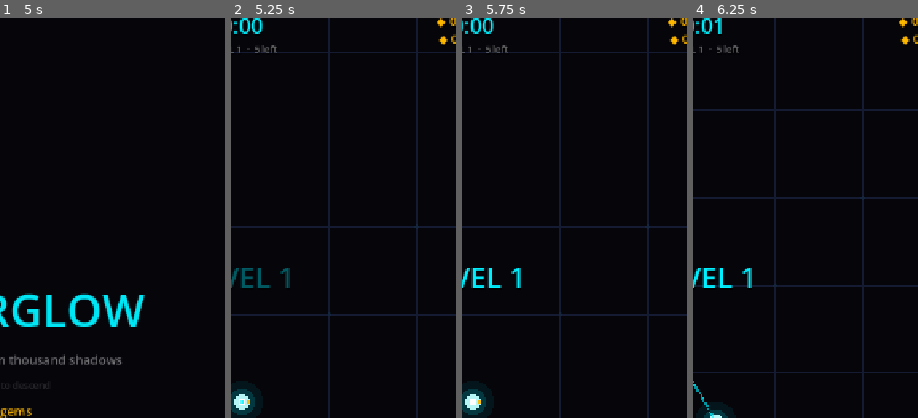
Above: before the commit, frames 1-4 (left to right).
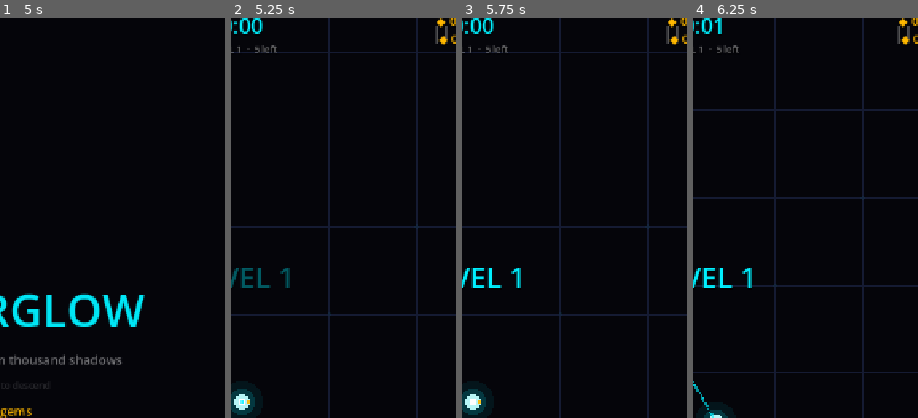
Above: after the commit, the same moments.

Repository: arvanidh/afterglow
Game: Godot game, scene res://scenes/boot.tscn
Same seed, same stepped clock (60 frames per second), same inputs: the game is played once before the commit and once after it.
Inputs (mouse positions are % of the whole screen's width and height, from its top left):
- Up to frame 1 (5 s): click "SHOP" at 0.5 s; click "SHOP" at 1.25 s; click "SHOP" at 2 s; click "BACK" at 2.75 s; click "HOW TO PLAY" at 3.5 s; click "GOT IT" at 4.25 s
- Up to frame 2 (5.25 s): tap Enter at 5 s; move the mouse to (72, 45) at 5.02 s; click (72, 45) at 5.17 s
- Up to frame 3 (5.75 s): no input
- Up to frame 4 (6.25 s): drag from (30, 55) to (45, 70) at 5.77 s
The pictures show only the part of the screen within x 48-98%, y 2-52%; the shares and areas given below are measured in that part.

Frame 1 is identical in both runs. In frame 2, 0.1% of the frame differs, in the area x 90-97%, y 2-7%; in frame 3, 0.1%; in frame 4, 0.1%.

Commit message:
v0.0.12: floating text cleanup + pause system
🔧 Floating text: capped at 30 labels, auto-freed after animation,
  tweens run during pause (TWEEN_PROCESS_IDLE mode)
🔧 Announcer: position resets to base each call (no more upward drift)
⏸️ Pause button: top-right corner "||" label, tap to pause
⏸️ Double-tap pause: fast double-tap right side of screen
⏸️ Pause overlay: PAUSED title + RESUME + QUIT TO MENU buttons
⏸️ HUD processes during pause (PROCESS_MODE_ALWAYS)

Diff:
--- a/game/scenes/arena.gd
+++ b/game/scenes/arena.gd
@@ -55,6 +55,8 @@
 var _joy_base := Vector2.ZERO
 var _joy_vec := Vector2.ZERO
 var _joy_index := -1
+var _last_tap_time := 0.0
+const DOUBLE_TAP_CD := 0.35
 var _joy_node: Node2D
 var _shake := 0.0
 var _ending := false
@@ -95,6 +97,7 @@
 	add_child(hud)
 	hud.set_camera(camera)
 	hud.layout_dash_button(get_viewport_rect().size)
+	hud.layout_pause_button(get_viewport_rect().size)
 	hud.dash_requested.connect(_on_dash_pressed)
 
 	_equip_weapon("pulse", true)
@@ -403,6 +406,14 @@
 # ---------------------------------------------------------------- input / joystick (§6)
 
 func _unhandled_input(event: InputEvent) -> void:
+	# Double-tap pause (right side of screen only, avoids joystick)
+	if event is InputEventScreenTouch and event.pressed:
+		var now := Time.get_ticks_msec() / 1000.0
+		if event.position.x > get_viewport_rect().size.x * 0.5 and now - _last_tap_time < DOUBLE_TAP_CD:
+			hud.toggle_pause()
+			_joy_index = -1
+			return
+		_last_tap_time = now
 	if event is InputEventScreenTouch:
 		if event.pressed and _joy_index == -1 and not _ending and not get_tree().paused:
 			_joy_index = event.index
--- a/game/scenes/ui/hud.gd
+++ b/game/scenes/ui/hud.gd
@@ -28,10 +28,15 @@
 var _draft_root: Control
 var _radar: Control
 var _radar_enemies: Array = []
+var _floats: Array[Label] = []
+var _announcer_base_y := 0.0
+var _pause_overlay: Control
+var _pause_btn: Label
 var camera: Camera2D
 
 
 func _ready() -> void:
+	process_mode = Node.PROCESS_MODE_ALWAYS
 	layer = 10
 	process_mode = Node.PROCESS_MODE_ALWAYS
 	_build_vignette()
@@ -169,6 +174,110 @@
 	_dash_btn.queue_redraw()
 
 
+
+	# ----- pause button + overlay
+func layout_pause_button(vsz: Vector2) -> void:
+	var pause_layer := CanvasLayer.new()
+	_pause_btn = Label.new()
+	_pause_btn.text = "||"
+	_pause_btn.add_theme_font_size_override("font_size", 28)
+	_pause_btn.add_theme_color_override("font_color", Color(1, 1, 1, 0.55))
+	_pause_btn.add_theme_color_override("font_shadow_color", Color(0, 0, 0, 0.6))
+	_pause_btn.add_theme_constant_override("shadow_offset_y", 2)
+	_pause_btn.position = Vector2(vsz.x - 56, 30)
+	_pause_btn.size = Vector2(44, 44)
+	_pause_btn.z_index = 25
+	_pause_btn.mouse_filter = Control.MOUSE_FILTER_STOP
+	_pause_btn.gui_input.connect(_on_pause_input)
+	pause_layer.add_child(_pause_btn)
+	add_child(pause_layer)
+
+func _on_pause_input(ev: InputEvent) -> void:
+	if ev is InputEventScreenTouch and ev.pressed:
+		toggle_pause()
+	elif ev is InputEventMouseButton and ev.pressed and ev.button_index == MOUSE_BUTTON_LEFT:
+		toggle_pause()
+
+signal pause_toggled(paused: bool)
+
+func toggle_pause() -> void:
+	var tree := get_tree()
+	if tree.paused:
+		tree.paused = false
+		_hide_pause_overlay()
+		pause_toggled.emit(false)
+	else:
+		tree.paused = true
+		_show_pause_overlay()
+		pause_toggled.emit(true)
+
+func _show_pause_overlay() -> void:
+	if _pause_overlay != null:
+		_pause_overlay.queue_free()
+	_pause_overlay = Control.new()
+	_pause_overlay.set_anchors_preset(Control.PRESET_FULL_RECT)
+	_pause_overlay.mouse_filter = Control.MOUSE_FILTER_STOP
+	var layer := CanvasLayer.new()
+	layer.layer = 22
+	layer.add_child(_pause_overlay)
+	add_child(layer)
+	# Dim
+	var dim := ColorRect.new()
+	dim.color = Color(0.01, 0.01, 0.03, 0.78)
+	dim.set_anchors_preset(Control.PRESET_FULL_RECT)
+	dim.mouse_filter = Control.MOUSE_FILTER_STOP
+	_pause_overlay.add_child(dim)
+	# PAUSED title
+	var title := Label.new()
+	title.text = "PAUSED"
+	title.horizontal_alignment = HORIZONTAL_ALIGNMENT_CENTER
+	title.add_theme_font_size_override("font_size", 48)
+	title.add_theme_color_override("font_color", CYAN)
+	title.add_theme_color_override("font_shadow_color", Color(0, 0, 0, 0.8))
+	title.set_anchors_preset(Control.PRESET_CENTER)
+	title.offset_top = -120
+	title.offset_bottom = -60
+	title.offset_left = -150
+	title.offset_right = 150
+	_pause_overlay.add_child(title)
+	# RESUME
+	var resume := _make_pause_btn("RESUME", CYAN, -30)
+	resume.gui_input.connect(_on_resume_pressed)
+	_pause_overlay.add_child(resume)
+	# QUIT TO MENU
+	var quitb := _make_pause_btn("QUIT TO MENU", Color(1.0, 0.45, 0.2), 60)
+	quitb.gui_input.connect(_on_quit_pressed)
+	_pause_overlay.add_child(quitb)
+
+func _on_resume_pressed(ev: InputEvent) -> void:
+	if (ev is InputEventScreenTouch and ev.pressed) or (ev is InputEventMouseButton and ev.pressed):
+		toggle_pause()
+
+func _on_quit_pressed(ev: InputEvent) -> void:
+	if (ev is InputEventScreenTouch and ev.pressed) or (ev is InputEventMouseButton and ev.pressed):
+		get_tree().paused = false
+		get_tree().change_scene_to_file("res://scenes/boot.tscn")
+
+func _make_pause_btn(text: String, col: Color, y_off: float) -> Label:
+	var btn := Label.new()
+	btn.text = text
+	btn.horizontal_alignment = HORIZONTAL_ALIGNMENT_CENTER
+	btn.add_theme_font_size_override("font_size", 30)
+	btn.add_theme_color_override("font_color", col)
+	btn.add_theme_color_override("font_shadow_color", Color(0, 0, 0, 0.8))
+	btn.set_anchors_preset(Control.PRESET_CENTER)
+	btn.offset_top = y_off
+	btn.offset_bottom = y_off + 50
+	btn.offset_left = -140
+	btn.offset_right = 140
+	btn.mouse_filter = Control.MOUSE_FILTER_STOP
+	return btn
+
+func _hide_pause_overlay() -> void:
+	if _pause_overlay != null:
+		_pause_overlay.queue_free()
+		_pause_overlay = null
+
 func combo_pop(streak: int) -> void:
 	combo_label.text = "×%d COMBO" % streak
 	combo_label.scale = Vector2(1.5, 1.5)
@@ -195,30 +304,36 @@
 	_announcer_label.size = Vector2(400, 50)
 	_announcer_label.mouse_filter = Control.MOUSE_FILTER_IGNORE
 	add_child(_announcer_label)
+	_announcer_base_y = _announcer_label.position.y
 
 func show_announcer(text: String, col: Color) -> void:
 	if _announcer_label == null:
 		_build_announcer()
+	_kill_announcer_tweens()
 	_announcer_label.text = text
 	_announcer_label.add_theme_color_override("font_color", col)
 	_announcer_label.visible = true
 	_announcer_label.modulate.a = 1.0
 	_announcer_label.scale = Vector2(1.8, 1.8)
 	_announcer_label.pivot_offset = Vector2(200, 25)
-	kill_announcer_tween()
+	# Reset position to base each time (prevents upward drift)
+	_announcer_label.position.y = _announcer_base_y
 	var tw := create_tween()
+	tw.set_process_mode(Tween.TWEEN_PROCESS_IDLE)
 	tw.tween_property(_announcer_label, "scale", Vector2.ONE, 0.2).set_trans(Tween.TRANS_BACK).set_ease(Tween.EASE_OUT)
-	tw.parallel().tween_property(_announcer_label, "position:y", _announcer_label.position.y - 20.0, 0.6).set_trans(Tween.TRANS_QUAD).set_ease(Tween.EASE_OUT)
+	tw.parallel().tween_property(_announcer_label, "position:y", _announcer_base_y - 20.0, 0.6).set_trans(Tween.TRANS_QUAD).set_ease(Tween.EASE_OUT)
 	tw.tween_interval(0.5)
 	tw.tween_property(_announcer_label, "modulate:a", 0.0, 0.3)
 	tw.tween_callback(func(): _announcer_label.visible = false)
 
-func kill_announcer_tween() -> void:
-	if _announcer_label and _announcer_label.visible:
-		var existing := get_tree().get_processed_tweens()
-		for t in existing:
-			if t.is_valid():
-				t.kill()
+func _kill_announcer_tweens() -> void:
+	if _announcer_label == null:
+		return
+	var tweens := _announcer_label.get_meta("_tweens", []) as Array
+	for t in tweens:
+		if is_instance_valid(t) and t.is_valid():
+			t.kill()
+	_announcer_label.set_meta("_tweens", [])
 
 # ---------------------------------------------------------------- standard API
 
@@ -292,6 +407,11 @@
 	var screen := world_pos - camera.get_screen_center_position() + vsz * 0.5
 	if screen.x < -40 or screen.y < -40 or screen.x > vsz.x + 40 or screen.y > vsz.y + 40:
 		return
+	# Cap floating labels to prevent buildup
+	while _floats.size() > 30:
+		var old_l: Label = _floats.pop_front()
+		if is_instance_valid(old_l):
+			old_l.queue_free()
 	var l := Label.new()
 	l.text = text
 	l.add_theme_font_size_override("font_size", 20)
@@ -301,11 +421,17 @@
 	l.z_index = 30
 	l.mouse_filter = Control.MOUSE_FILTER_IGNORE
 	add_child(l)
+	_floats.append(l)
 	var tw := create_tween()
 	tw.set_parallel(true)
+	tw.set_process_mode(Tween.TWEEN_PROCESS_IDLE)
 	tw.tween_property(l, "position:y", l.position.y - 34.0, 0.55).set_trans(Tween.TRANS_QUAD).set_ease(Tween.EASE_OUT)
 	tw.tween_property(l, "modulate:a", 0.0, 0.55).set_trans(Tween.TRANS_QUAD).set_ease(Tween.EASE_IN)
-	tw.chain().tween_callback(l.queue_free)
+	tw.chain().tween_callback(func():
+		if is_instance_valid(l):
+			_floats.erase(l)
+			l.queue_free()
+	)
 
 
 # ---------------------------------------------------------------- level-up draft
